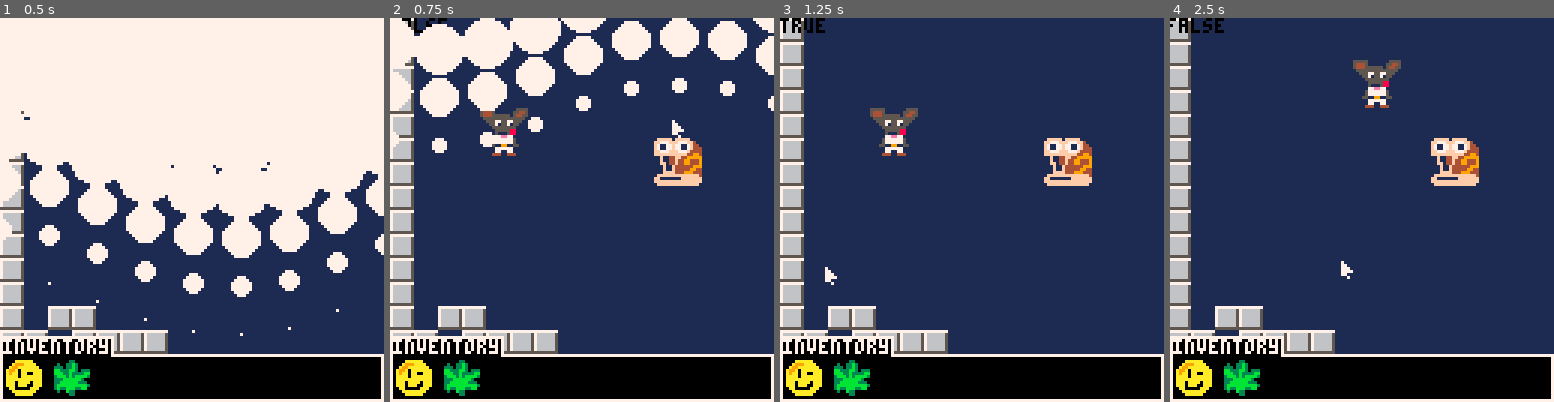
Above: before the commit, frames 1-4 (left to right).
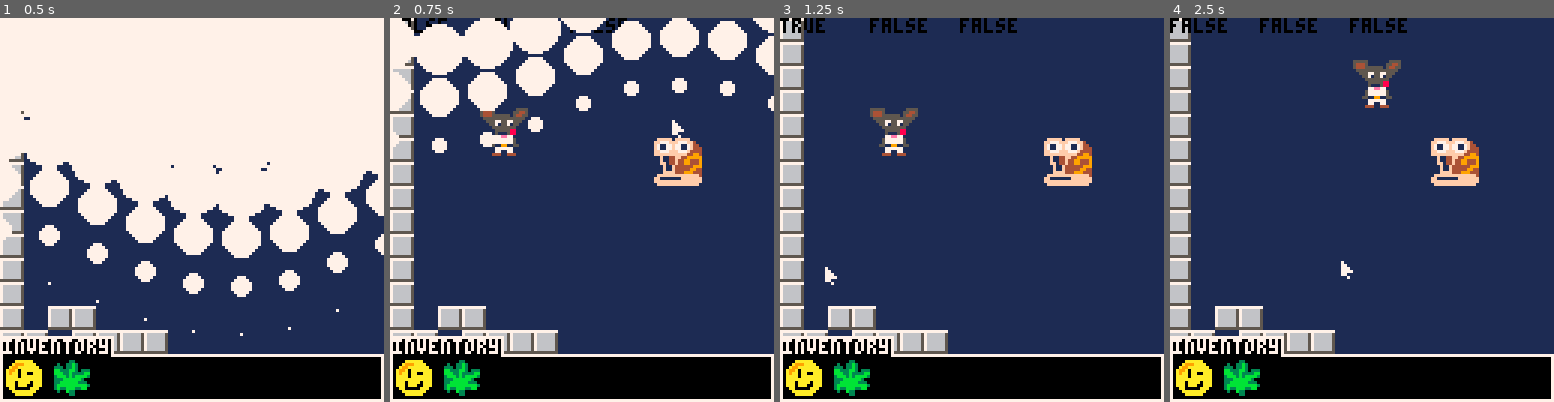
Above: after the commit, the same moments.

Repository: ekaktusz/ld53delivery
Game: PICO-8 cartridge delivery.p8
Same seed, same stepped clock (60 frames per second), same inputs: the game is played once before the commit and once after it.
Inputs (mouse positions are in pixels of both pictures, inside the frame that each line leads up to):
- Up to frame 1 (0.5 s): tap X (X key) at 0.33 s
- Up to frame 2 (0.75 s): click (670, 121) at 0.67 s
- Up to frame 3 (1.25 s): tap X (X key) at 1.07 s; click (826, 267) at 1.22 s
- Up to frame 4 (2.5 s): hold Right 1.6-2.1 s; click (1277, 114) at 1.77 s; tap X (X key) at 1.85 s; hold Up 2.15-2.42 s; click (1342, 259) at 2.32 s; hold Right from 2.47 s (still down)

Frame 1 is identical in both runs. In frame 2, 0.1% of the frame differs, in the area x 27-62%, y 0-4%; in frame 3, 0.6%; in frame 4, 0.9%, in the area x 0-62%, y 0-4%.

Commit message:
DRAG AND DROP FINALLY

Diff:
--- a/include/drugs.lua
+++ b/include/drugs.lua
@@ -12,20 +12,32 @@
 end
 
 function drug_update(drug)
+    log("drug_update")
+    if drug.dragged then
+        drug.x = stat(32)+cam.x-1
+        drug.y = stat(33)+cam.y-1
+    end
+
     if mouse_in_area(drug.x, drug.y, drug.w, drug.h) then
+        log("mouse_in_area")
         --print("??")
         mouse.triggered = true
-        if mouse.click and not mouse.dragged then
+        if stat(34)==1 and (not mouse.dragged or drug.dragged) then
+            log("turn on drag")
             drug.dragged = true
             mouse.dragged = true
         else
+            log("turn_off_drag")
             drug.dragged = false
-            --mouse.dragged = false
+            mouse.dragged = false
         end
     end
 end
 
 function drug_draw(drug)
+    print(drug.dragged,cam.x+30,0)
+    print(mouse.dragged,cam.x+60,0)
+
     if drug.type == "marijuana" then
         sspr(48, 0, drug.w, drug.h, drug.x, drug.y)
     elseif drug.type == "ecstasy" then
--- a/include/game_state.lua
+++ b/include/game_state.lua
@@ -12,11 +12,14 @@
 end
 
 function game_state_update()
-    mouse_update()
+
+    player_udpate()
+
     transition_update(game_state.open_transition)
-    player_udpate()
+
     camera_set_position(player.x - 61, player.y - 61)
     inventory_update()
+    mouse_update()
 end
 
 function game_state_draw()
--- a/include/inventory.lua
+++ b/include/inventory.lua
@@ -28,7 +28,7 @@
         end
     end
 
-    print(mouse.click)
+    print(mouse.click, cam.x, cam.y)
 
     print("inventory", 1+cam.x, 107+cam.y, 7) --text
 end
@@ -37,32 +37,26 @@
     inventory.x = cam.x
     inventory.y = cam.y + 112
 
+    log("inventory_update")
+
     for i=1,8,1 do
         local item = inventory.items[i]
         if item != nil then
-            if item.dragged then
-                item.x = stat(32)+cam.x-1
-                item.y = stat(33)+cam.y-1
-            else
+            log("item not nil")
+            if not item.dragged then
                 item.x = inventory.x + (i-1) * item.w
                 item.y = inventory.y
             end
             drug_update(item)
         end
     end
-
-    for item in all(inventory.items) do
-        if item != nil then
-           -- drug_update(item)
-        end
-    end
-
 end
 
 function inventory_add_drug(drug)
     for i=1,8,1 do
         local item = inventory.items[i]
         if item == nil then
+            --add(inventory.items,drug,i)
             inventory.items[i] = drug
             return
         end
--- a/include/mouse.lua
+++ b/include/mouse.lua
@@ -18,8 +18,6 @@
 end
 
 function mouse_update()
-    mouse.x = stat(32)+cam.x-1
-    mouse.y = stat(33)+cam.y-1
     if stat(34)==1 then
         mouse.click = true
     else
@@ -35,9 +33,9 @@
     end
 
     mouse.triggered = false
-    mouse.dragged = false
+    --mouse.dragged = false
 end
 
 function mouse_in_area(x, y, w, h)
-    return (mouse.x >= x and mouse.x <= x+w and mouse.y >=y and mouse.y <= y+h)
+    return (stat(32)+cam.x-1 >= x and stat(32)+cam.x-1 <= x+w and stat(33)+cam.y-1 >=y and stat(33)+cam.y-1 <= y+h)
 end
Not shown, changed: log.txt
